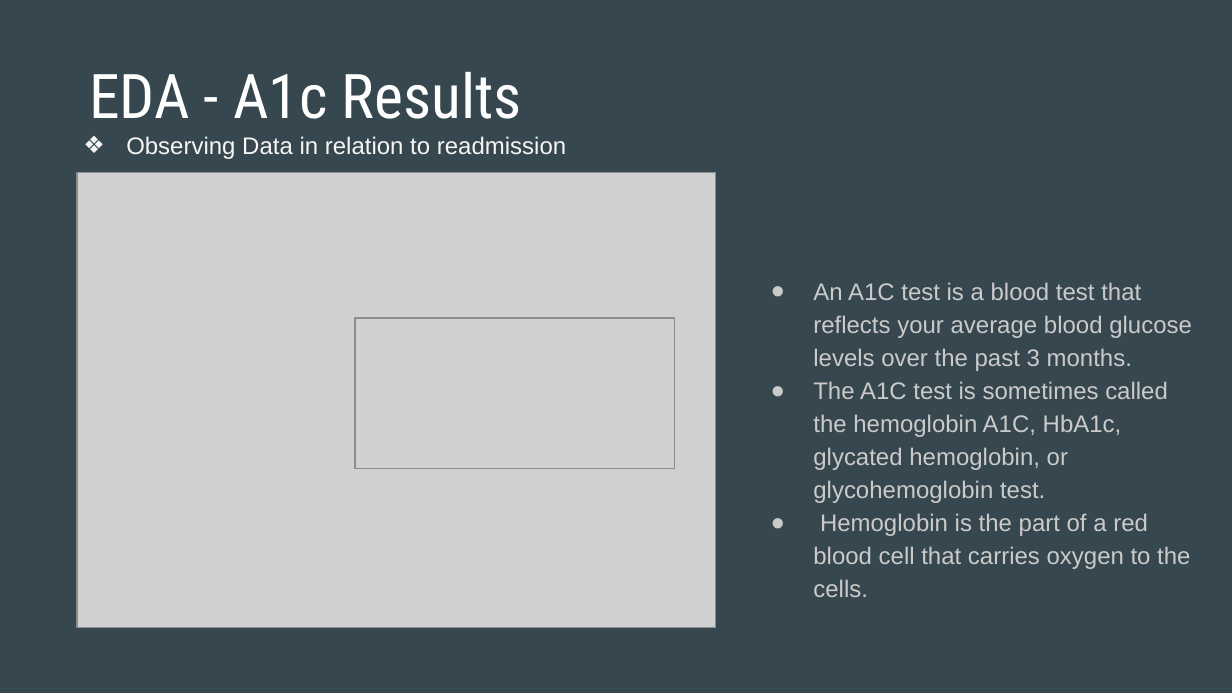
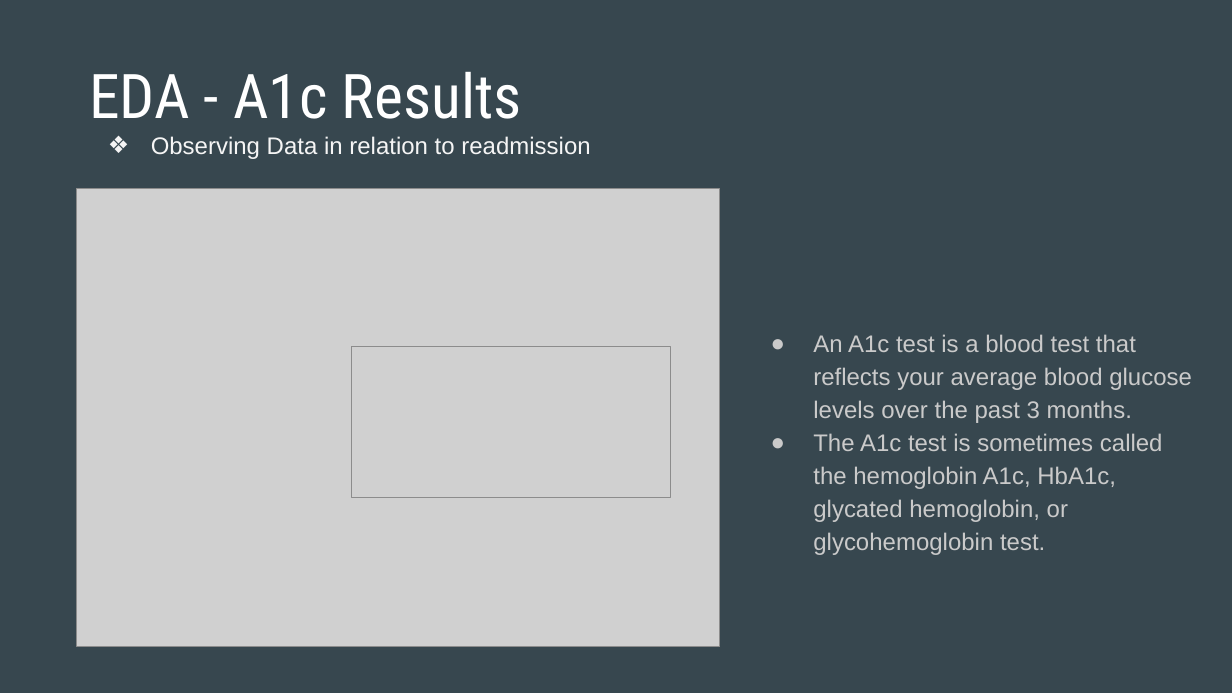
Before and after one commit to sagarwala12/HRRP, a slide deck: slide 12 of HRRP Presentation.pptx. Drawn at 1232x693 pixels with LibreOffice and Linux fonts; fonts in the diff are those of the drawing; grey boxes stand for pictures. Boxes give left, top, right and bottom in pixels: in the first picture for what was removed or moved away, otherwise in the second. Text is boxed around its words. In the diff, an @@ line names an element or a change of style, - is before the commit and + after.

```diff
--- a/HRRP Presentation.pptx
+++ b/HRRP Presentation.pptx
@@ text "Observing Data in relation to ...": place and size @@
-text "Observing Data in relation to ..." at (126,136,566,159)
+text "Observing Data in relation to ..." at (151,136,590,159)
@@ picture: place and size @@
-picture at (76,172,715,628)
+picture at (76,188,719,647)
@@ picture: place and size @@
-picture at (355,318,674,468)
+picture at (351,346,670,496)
@@ text at (813,334,1192,522): text changed @@
-● An A1C test is a blood test that reflects your average blood glucose levels over the past 3 months.
-● The A1C test is sometimes called the hemoglobin A1C, HbA1c, glycated hemoglobin, or glycohemoglobin test.
-● Hemoglobin is the part of a red blood cell that carries oxygen to the cells.
+● An A1c test is a blood test that reflects your average blood glucose levels over the past 3 months.
+● The A1c test is sometimes called the hemoglobin A1c, HbA1c, glycated hemoglobin, or glycohemoglobin test.
```
Also in this commit, not shown: 21 other slides changed, 6 slides added, 12 slides removed.
